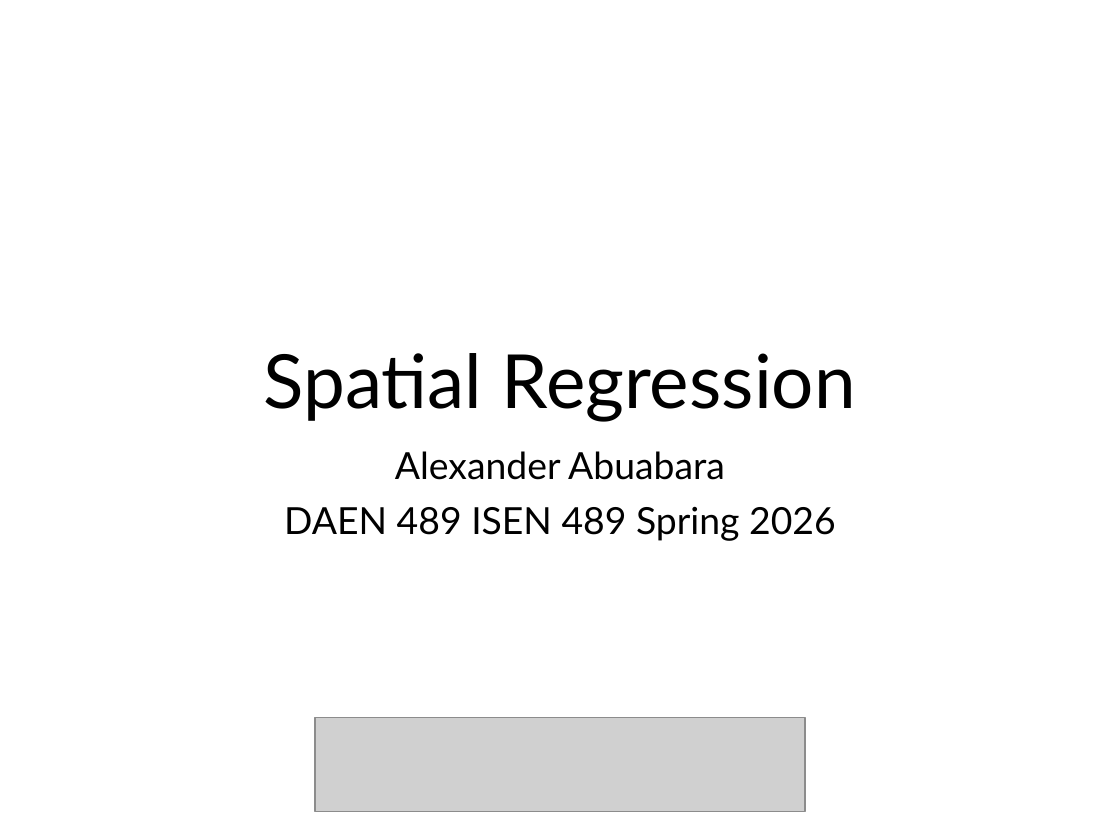
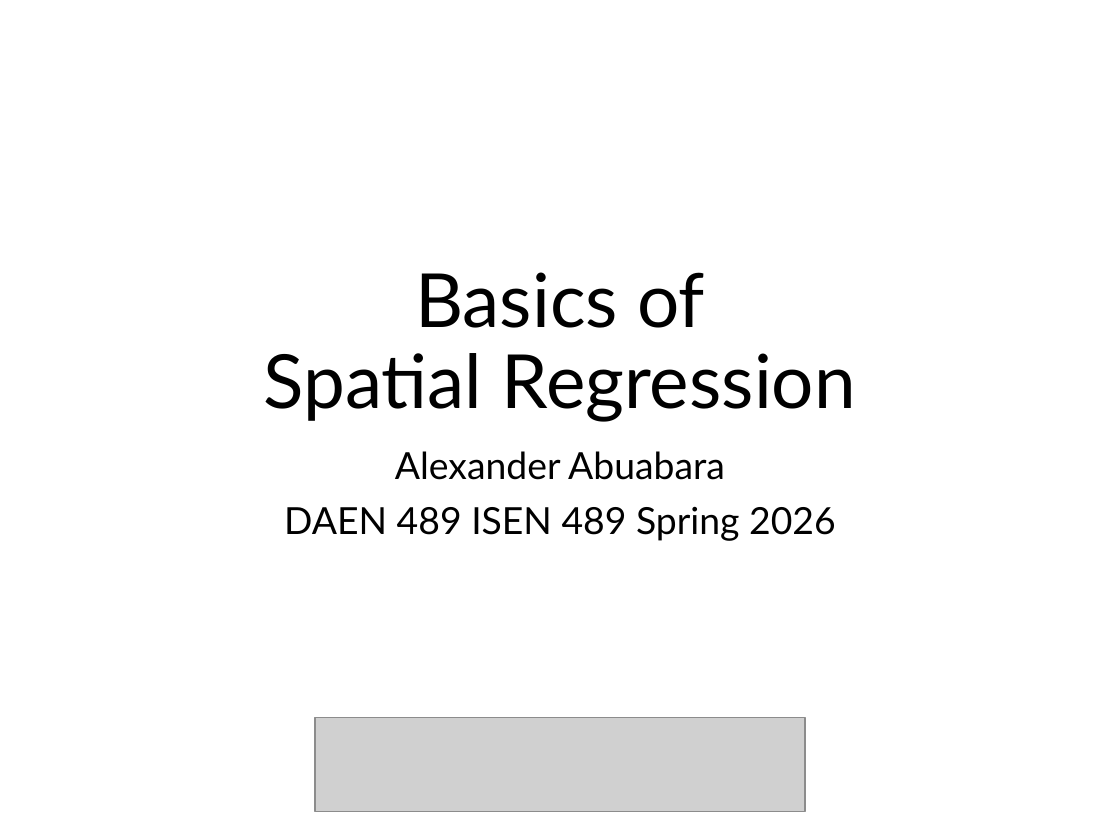
Before and after one commit to abuabara/abuabara.github.io, a slide deck: slide 1 of DAEN489S26/week13_slides.pptx. Drawn at 1120x840 pixels with LibreOffice and Linux fonts; fonts in the diff are those of the drawing; grey boxes stand for pictures. Boxes give left, top, right and bottom in pixels: in the first picture for what was removed or moved away, otherwise in the second. Text is boxed around its words. In the diff, an @@ line names an element or a change of style, - is before the commit and + after.

```diff
--- a/DAEN489S26/week13_slides.pptx
+++ b/DAEN489S26/week13_slides.pptx
@@ title at <box>264,272,856,421</box>: text changed @@
-Spatial Regression
+Basics of
+Spatial Regression
```
Also in this commit, not shown: 8 other slides changed, 19 slides added, 19 slides removed, 2 other files.
